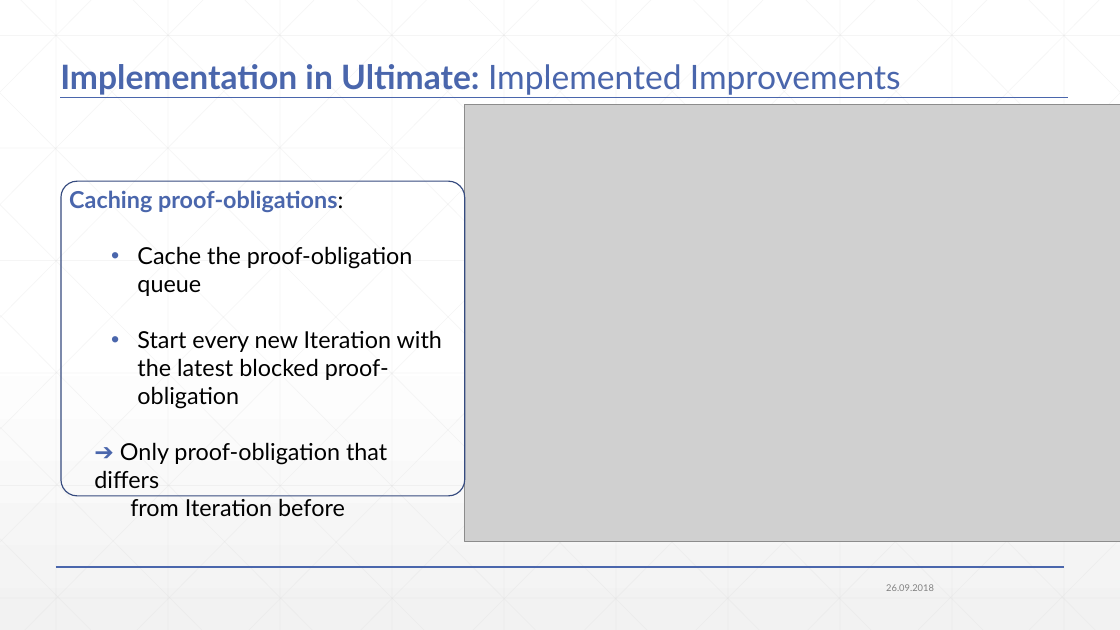
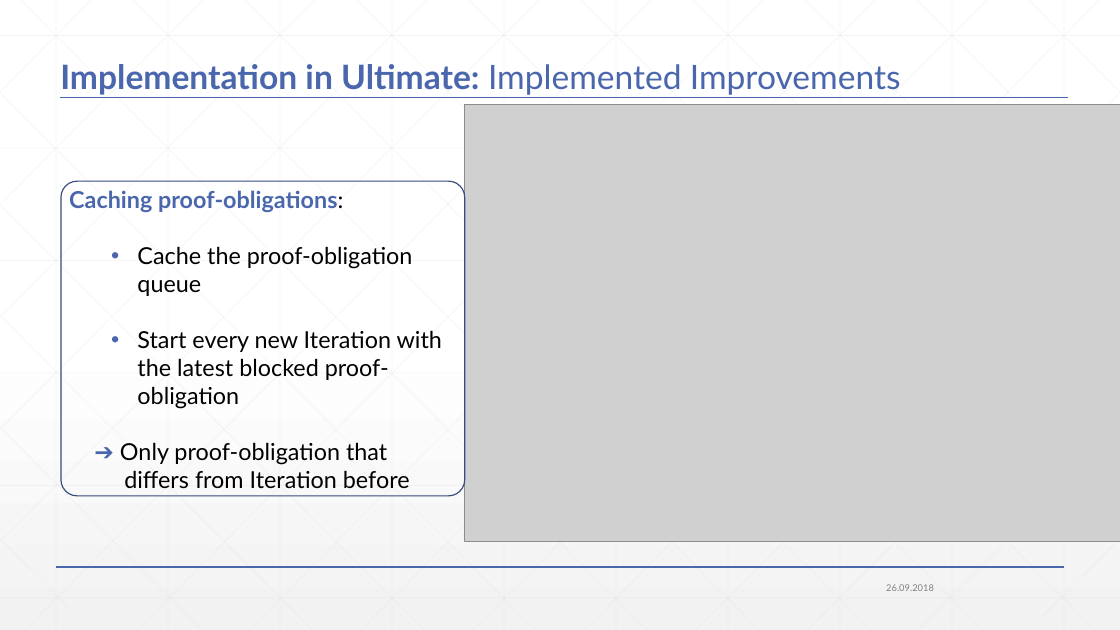
Before and after one commit to JonasWerner/BachelorThesis, a slide deck: slide 72 of Presentation/pdr_presentation_v2.pptx. Drawn at 1120x630 pixels with LibreOffice and Linux fonts; fonts in the diff are those of the drawing; grey boxes stand for pictures. Boxes give left, top, right and bottom in pixels: in the first picture for what was removed or moved away, otherwise in the second. Text is boxed around its words. In the diff, an @@ line names an element or a change of style, - is before the commit and + after.

Commit message:
quick fixes right before presentation

```diff
--- a/Presentation/pdr_presentation_v2.pptx
+++ b/Presentation/pdr_presentation_v2.pptx
@@ text at [120,442,410,489]: text changed @@
-  ➔ Only proof-obligation that differs
-  from Iteration before
+  ➔ Only proof-obligation that
+  differs from Iteration before
```
Also in this commit, not shown: 49 other slides changed, 1 other file.
